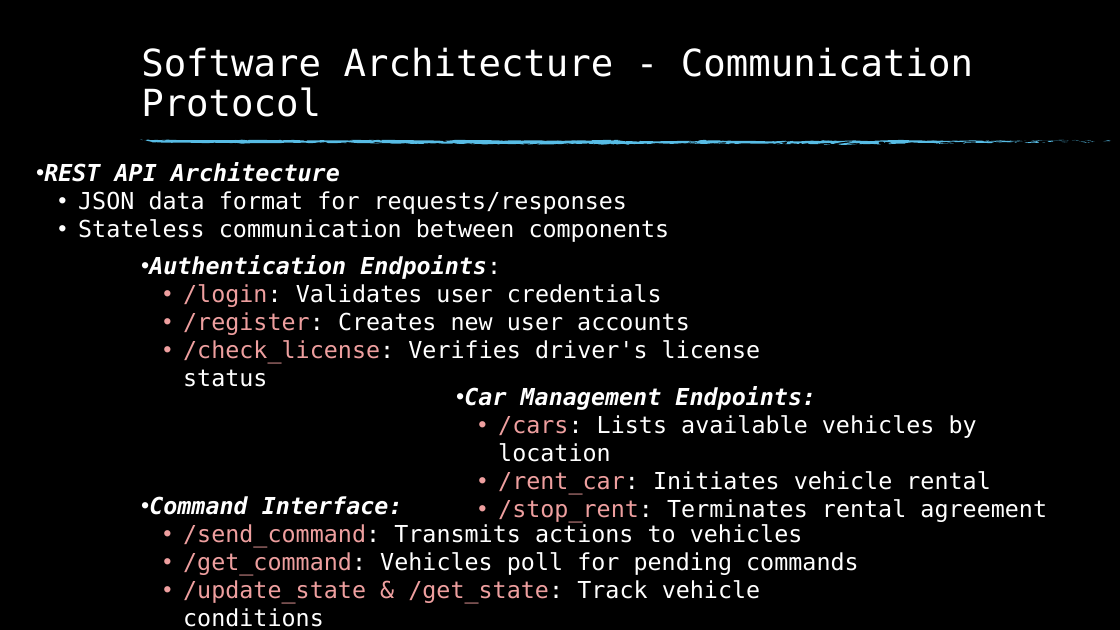
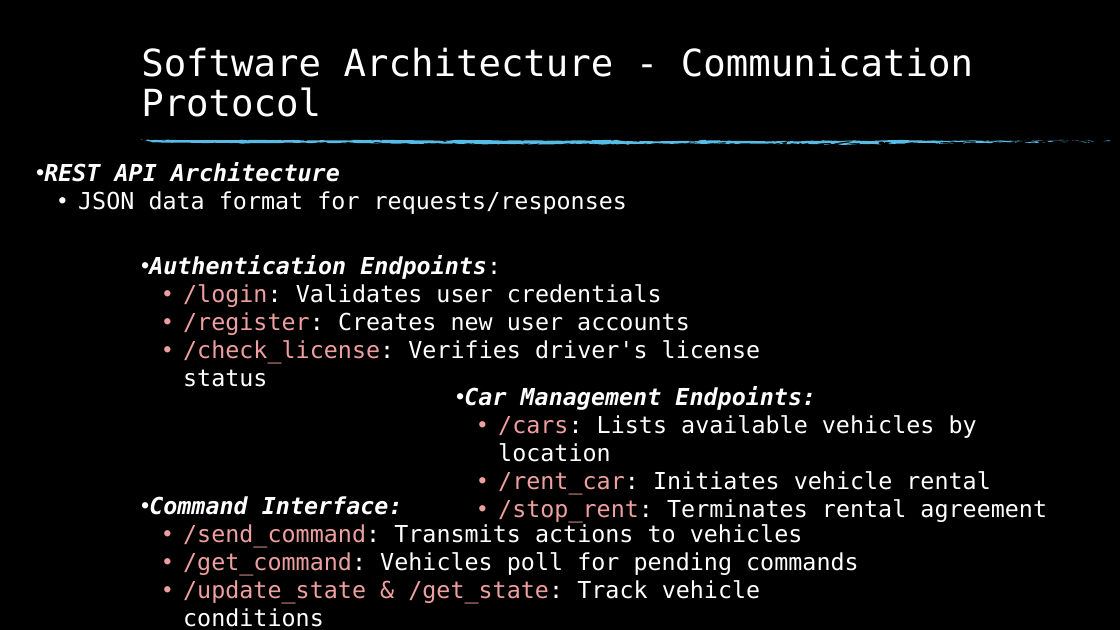
Before and after one commit to StefanCotos/CarSharing, a slide deck: slide 3 of Car Sharing System.pptx. Drawn at 1120x630 pixels with LibreOffice and Linux fonts; fonts in the diff are those of the drawing; background and template pictures are left out. Boxes give left, top, right and bottom in pixels: in the first picture for what was removed or moved away, otherwise in the second. Text is boxed around its words. In the diff, an @@ line names an element or a change of style, - is before the commit and + after.

```diff
--- a/Car Sharing System.pptx
+++ b/Car Sharing System.pptx
@@ text at <box>78,219,670,242</box>: paragraph removed @@
-  • Stateless communication between components
```
Also in this commit, not shown: 3 other slides changed, 2 other files.
